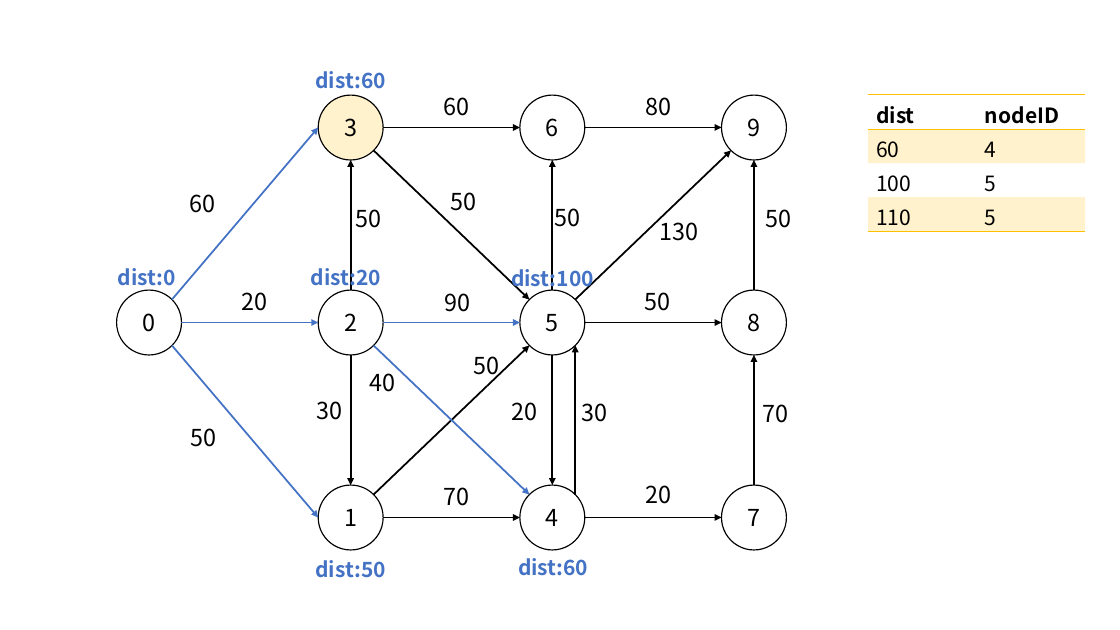
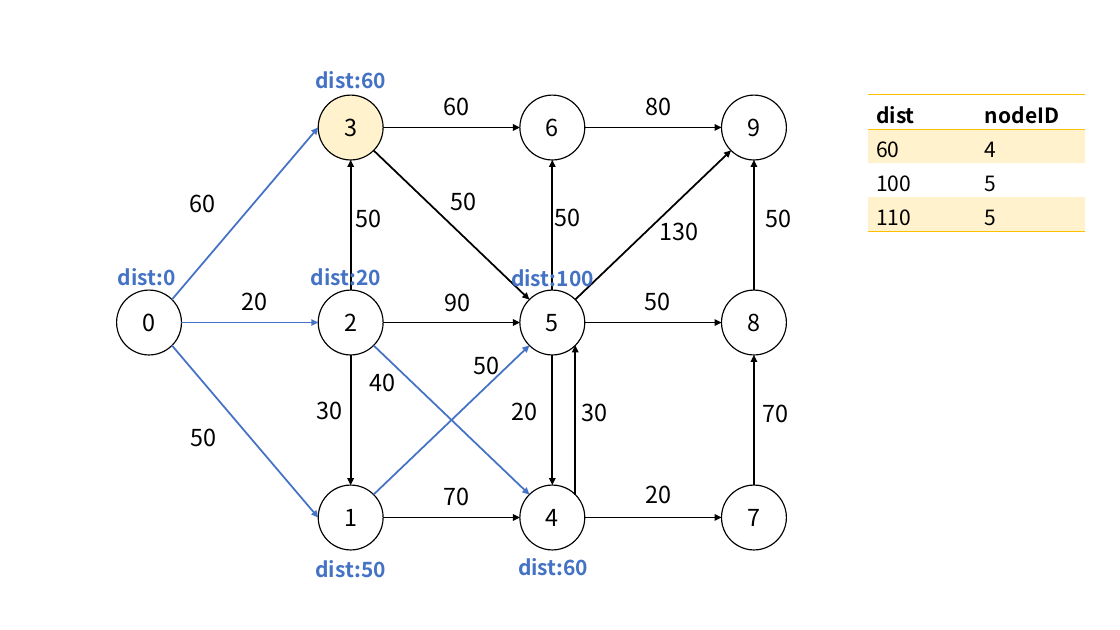
Before and after one commit to KaiNakao/civil-inshi, a slide deck: slide 30 of field4/2020/dijkstra.pptx (slide 28 before the commit). Drawn at 1120x630 pixels with LibreOffice and Linux fonts; fonts in the diff are those of the drawing. Boxes give left, top, right and bottom in pixels: in the first picture for what was removed or moved away, otherwise in the second. Text is boxed around its words. In the diff, an @@ line names an element or a change of style, - is before the commit and + after.

```diff
--- a/field4/2020/dijkstra.pptx
+++ b/field4/2020/dijkstra.pptx
@@ arrow (383, 323) - (520, 323): stroke #4472C4 1.5 pt to #000000 1.5 pt @@
@@ arrow (374, 495) - (529, 345): stroke #000000 1.5 pt to #4472C4 1.5 pt @@
```
Also in this commit, not shown: 2 slides added, 1 other file.
